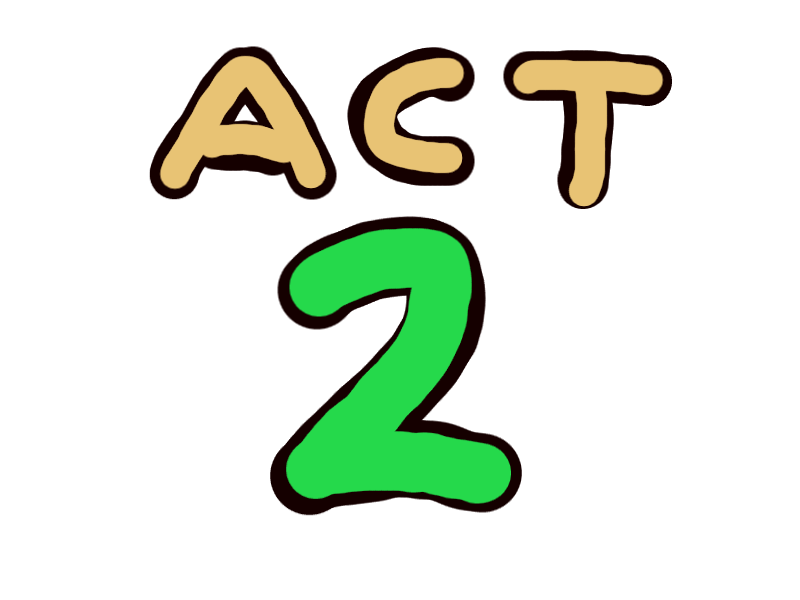
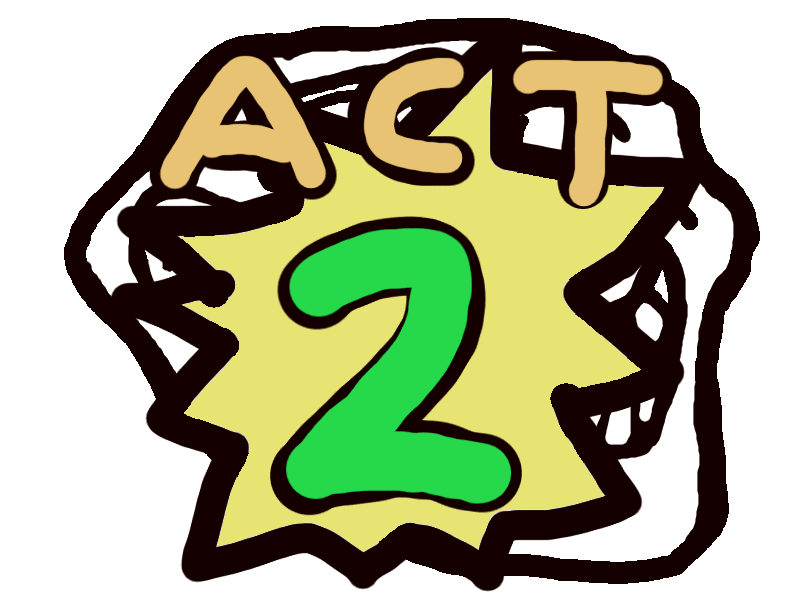
Layers edited between the first and the second 800 x 600 image:
added layer "Pasted Layer #1" above "Pasted Layer" over [110,26,703,592]
added layer "Pasted Layer" above "Layer" over [64,18,760,584]
